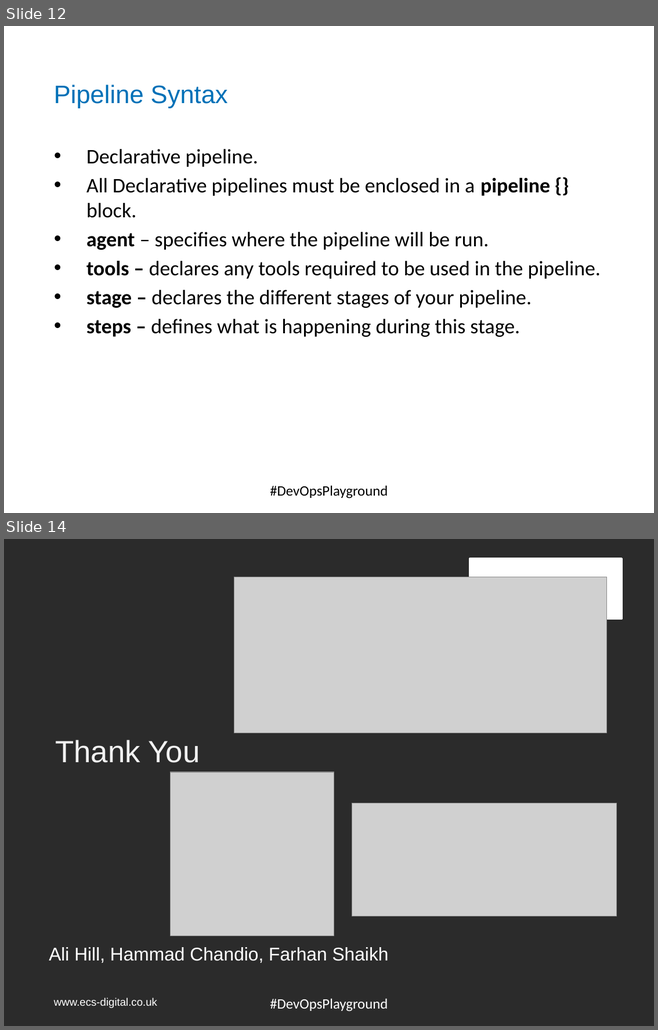
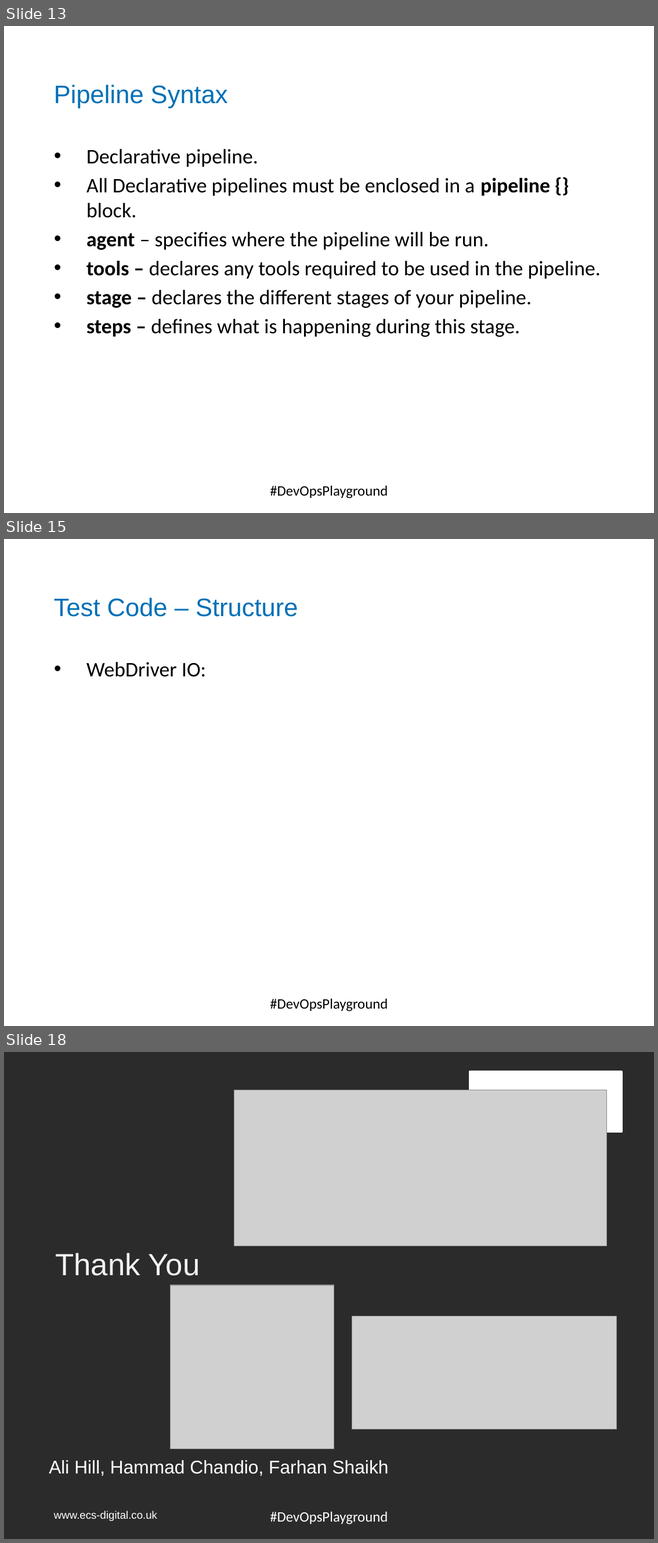
Before and after one commit to DevOpsPlayground/Hands-on-with-Continuous-Testing-using-Jenkins-and-Zalenium, a slide deck: ZaleniumJenkins.pptx. Shown one above the other, each under a label of ours: slides 12 and 14 before the commit, slides 13, 15 and 18 after it; the slides between them are not shown. The pictures are 658x1030 and 658x1543 pixels, drawn with LibreOffice and Linux fonts; fonts in the diff are those of the drawing; grey boxes stand for pictures; background and template pictures are left out; a plain dark background stands for a picture behind light text. Boxes give left, top, right and bottom in pixels: in the first picture for what was removed or moved away, otherwise in the second. Text is boxed around its words. In the diff, an @@ line names an element or a change of style, - is before the commit and + after.

```diff
--- a/ZaleniumJenkins.pptx
+++ b/ZaleniumJenkins.pptx
@@ slide 15 added at (4, 539, 654, 1026), background #FFFFFF; not listed: 1 template element that a slide beside it also shows @@
@@ text added at (54, 598, 297, 617), 28 pt, text #0070B7 @@
+Test Code – Structure
@@ text added at (86, 662, 206, 677), 23 pt, text #000000 @@
+• WebDriver IO:
@@ text added at (270, 998, 387, 1012), 16 pt, text #000000 @@
+#DevOpsPlayground
@@ what was slide 12 is now slide 13 @@
@@ what was slide 14 is now slide 18 @@
```
Also in this commit, not shown: 3 slides changed, 3 other slides added, 1 other file.
